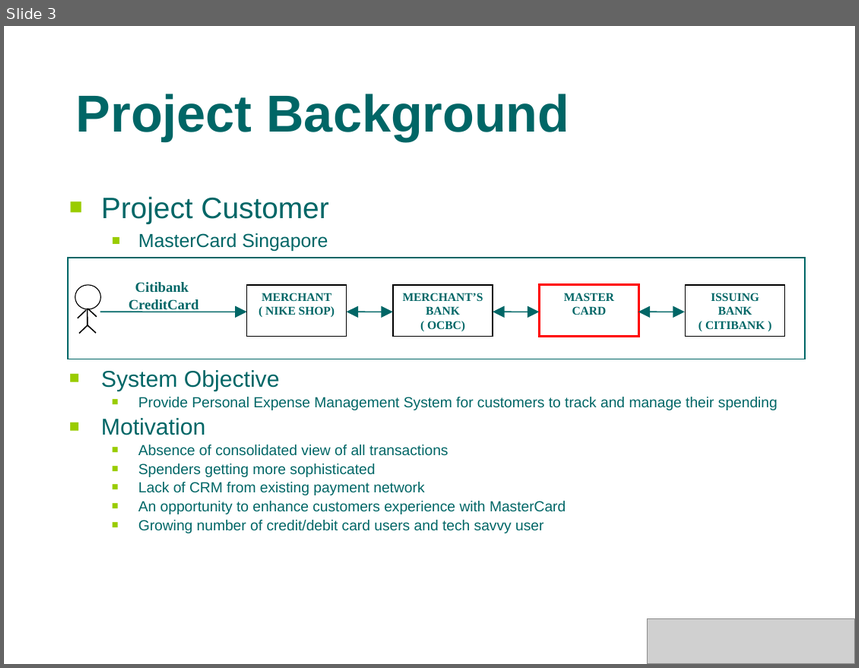
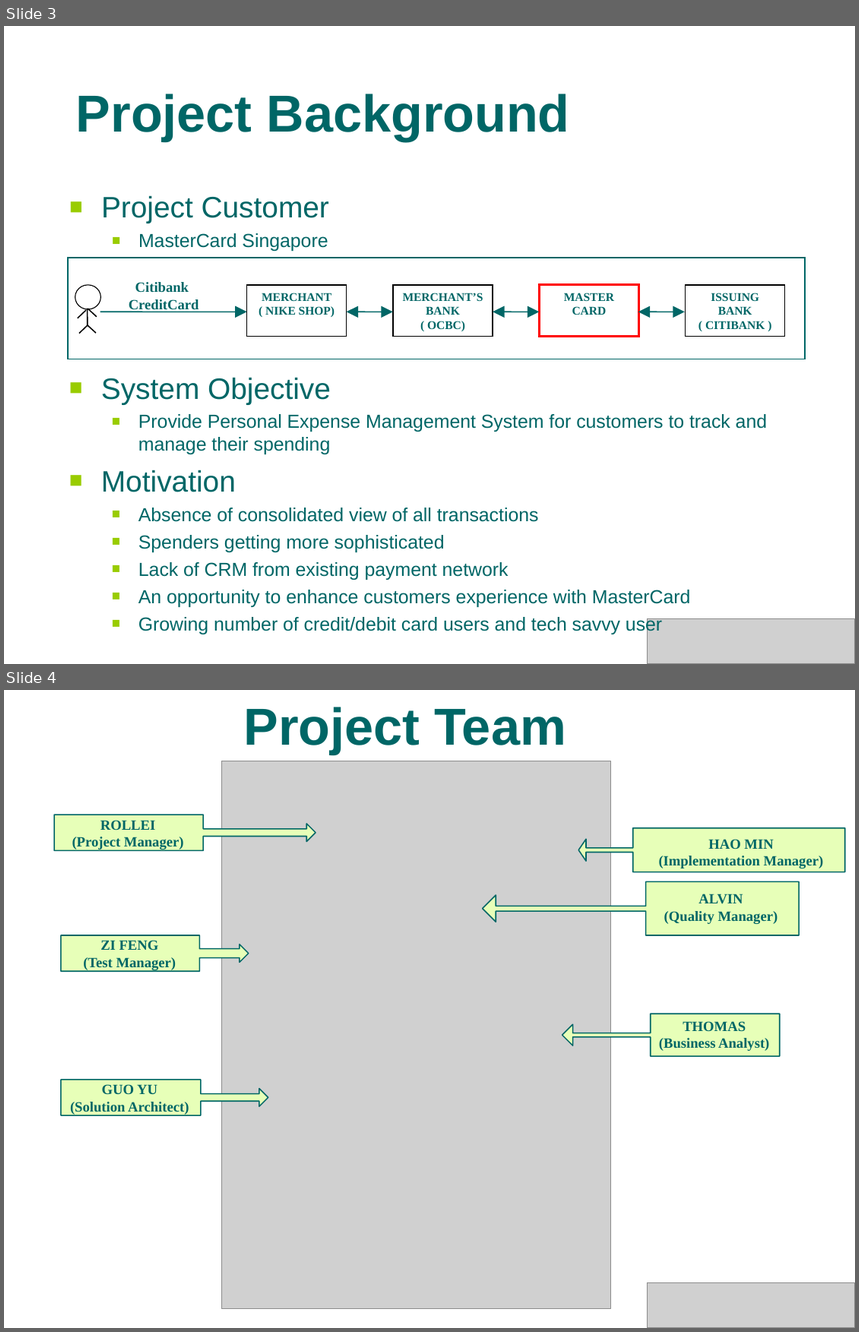
Before and after one commit to s4kshya/leezdr-repository, a slide deck: Exam Paper/MTECH_PROJ/Presentation/phase1.ppt. Shown one above the other, each under a label of ours: slide 3 before the commit, slides 3 and 4 after it. The pictures are 859x668 and 859x1332 pixels, drawn with LibreOffice and Linux fonts; fonts in the diff are those of the drawing; grey boxes stand for pictures; background and template pictures are left out. Boxes give left, top, right and bottom in pixels: in the first picture for what was removed or moved away, otherwise in the second. Text is boxed around its words. In the diff, an @@ line names an element or a change of style, - is before the commit and + after.

```diff
--- a/Exam Paper/MTECH_PROJ/Presentation/phase1.ppt
+++ b/Exam Paper/MTECH_PROJ/Presentation/phase1.ppt
@@ slide 4 added at (4,690,855,1328), background picture (left out) @@
@@ title added at (243,707,566,755), 44 pt, text #006666, bold @@
+Project Team
@@ picture added at (222,761,611,1309) @@
@@ right arrow callout added at (54,815,316,851), fill #E7FFB8, outline #006666 0.99 pt @@
@@ text added at (72,820,184,850), 12 pt, text #006666, bold @@
+ROLLEI
+(Project Manager)
@@ left arrow callout added at (579,828,845,872), fill #E7FFB8, outline #006666 0.99 pt @@
@@ text added at (659,839,824,869), 12 pt, text #006666, bold @@
+HAO MIN
+(Implementation Manager)
@@ left arrow callout added at (482,882,799,935), fill #E7FFB8, outline #006666 0.99 pt @@
@@ text added at (664,894,778,924), 12 pt, text #006666, bold @@
+ALVIN
+(Quality Manager)
@@ right arrow callout added at (61,935,248,971), fill #E7FFB8, outline #006666 0.99 pt @@
@@ text added at (83,940,177,970), 12 pt, text #006666, bold @@
+ZI FENG
+(Test Manager)
@@ left arrow callout added at (563,1015,779,1057), fill #E7FFB8, outline #006666 0.99 pt @@
@@ text added at (659,1021,769,1051), 12 pt, text #006666, bold @@
+THOMAS
+(Business Analyst)
@@ right arrow callout added at (61,1080,268,1116), fill #E7FFB8, outline #006666 0.99 pt @@
@@ text added at (70,1084,189,1115), 12 pt, text #006666, bold @@
+GUO YU
+(Solution Architect)
@@ picture added at (648,1284,855,1328) @@
@@ slide 3 changed as well @@
@@ text "System Objective" at (101,377,767,636): size 19.4 to 25 pt in "System Objective", "Motivation"; size 12.4 to 16 pt; line spacing 0.8 to 1 @@
```
Also in this commit, not shown: 7 other slides changed, 3 other slides added, 1 slide removed.
